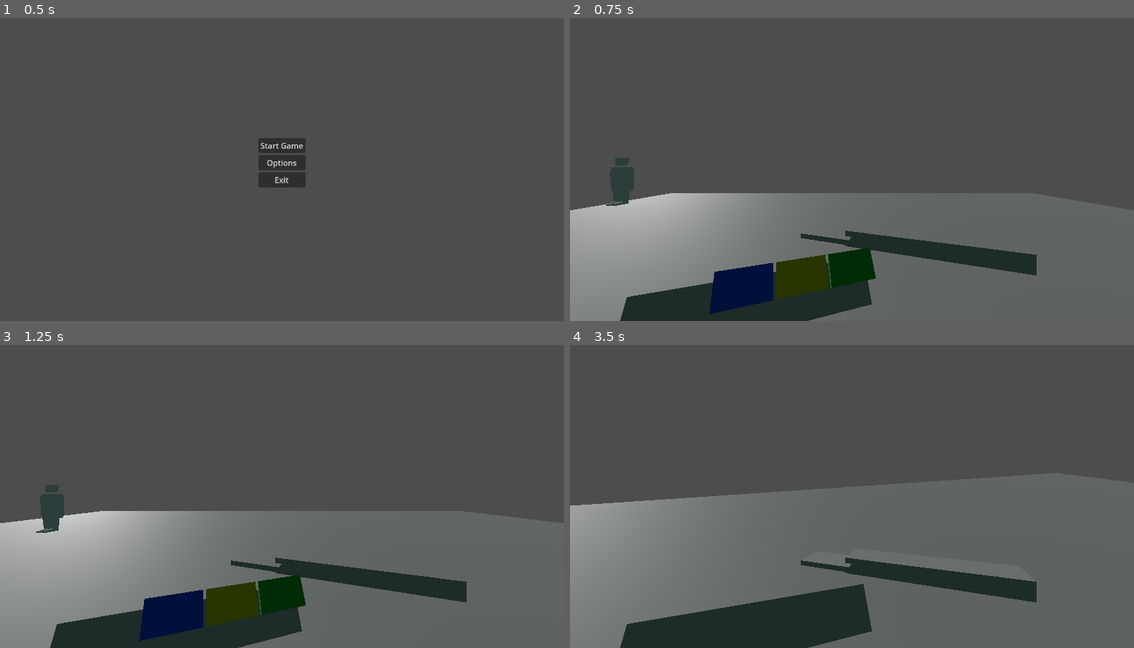
Above: before the commit, frames 1-4 (two rows, left to right).
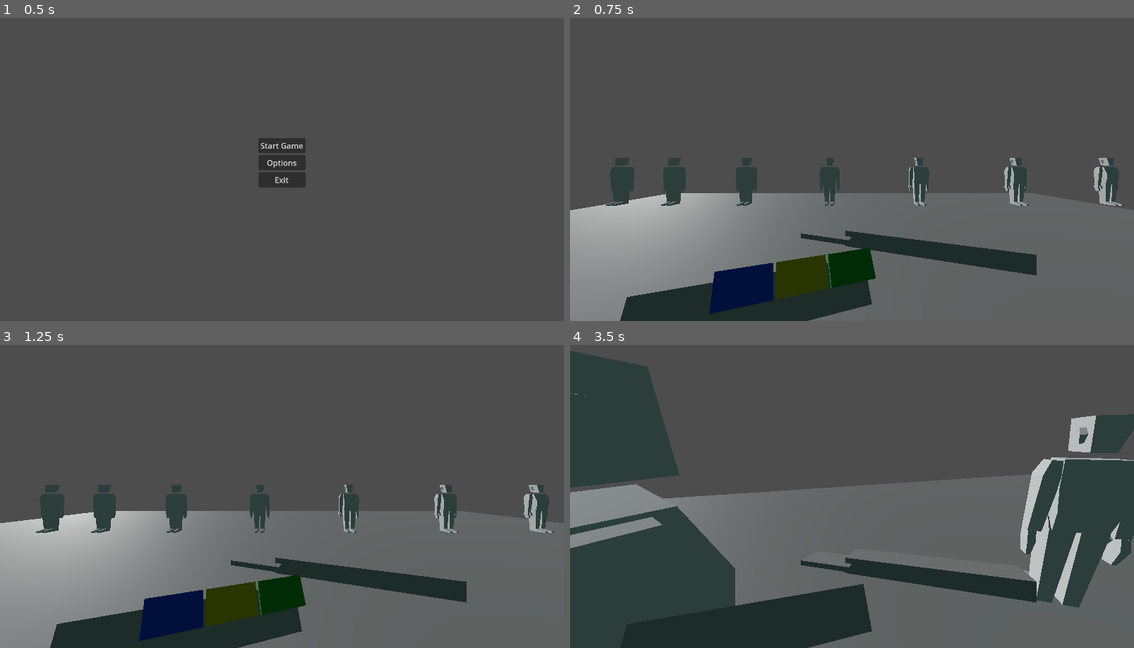
Above: after the commit, the same moments.

Repository: BlackBrad/network-ninja
Game: Godot game, scene res://scenes/main_menu.tscn
Two runs of this game, one before a commit and one after it. Both use one fixed random seed, a clock stepped at 60 frames per second and the inputs below.
Inputs (mouse positions are in pixels of both pictures, inside the frame that each line leads up to):
- Up to frame 1 (0.5 s): no input
- Up to frame 2 (0.75 s): click "Start Game" at 0.5 s
- Up to frame 3 (1.25 s): no input
- Up to frame 4 (3.5 s): tap Enter (ui_accept) at 1.25, 1.52, 2.27 s; move the mouse to (880, 487) at 1.27 s; hold W (move_forward) from 1.28 s (still down); click (880, 487) at 1.35 s; move the mouse to (823, 490) at 2.02 s; click (823, 490) at 2.1 s; move the mouse to (863, 484) at 2.77 s; click (863, 484) at 2.85 s

Frame 1 is identical in both runs. In frame 2, 2.7% of the frame differs, in the area x 16-99%, y 46-63%; in frame 3, 2.7%; in frame 4, 26%, in the area x 0-100%, y 1-100%.

Commit message:
Update test scence for something

Diff:
--- a/scenes/test_level.tscn
+++ b/scenes/test_level.tscn
@@ -1,6 +1,5 @@
 [gd_scene load_steps=6 format=3 uid="uid://dcp57wnxwqpe2"]
 
-[ext_resource type="Script" path="res://scripts/test_level.gd" id="1_3skex"]
 [ext_resource type="PackedScene" uid="uid://dd7n7yllnkgkt" path="res://scenes/player.tscn" id="1_wn24y"]
 [ext_resource type="PackedScene" uid="uid://cy3ros6x4injp" path="res://scenes/atendee.tscn" id="2_0xd3t"]
 [ext_resource type="PackedScene" uid="uid://1ne1yvouw68r" path="res://scenes/business_card.tscn" id="3_mvisn"]
@@ -11,7 +10,6 @@
 ambient_light_color = Color(0.243137, 0.341176, 0.329412, 1)
 
 [node name="test_level" type="Node3D"]
-script = ExtResource("1_3skex")
 
 [node name="Ground" type="CSGBox3D" parent="."]
 use_collision = true
@@ -29,6 +27,27 @@
 [node name="Atendee" parent="." instance=ExtResource("2_0xd3t")]
 transform = Transform3D(1, 0, 0, 0, 1, 0, 0, 0, 1, -10, 2, -7)
 
+[node name="Atendee2" parent="." instance=ExtResource("2_0xd3t")]
+transform = Transform3D(1, 0, 0, 0, 1, 0, 0, 0, 1, -7.72784, 2, -7)
+
+[node name="Atendee3" parent="." instance=ExtResource("2_0xd3t")]
+transform = Transform3D(1, 0, 0, 0, 1, 0, 0, 0, 1, -4.59248, 2, -7)
+
+[node name="Atendee4" parent="." instance=ExtResource("2_0xd3t")]
+transform = Transform3D(1, 0, 0, 0, 1, 0, 0, 0, 1, -0.962655, 2, -7)
+
+[node name="Atendee5" parent="." instance=ExtResource("2_0xd3t")]
+transform = Transform3D(1, 0, 0, 0, 1, 0, 0, 0, 1, 2.9035, 2, -7)
+
+[node name="Atendee6" parent="." instance=ExtResource("2_0xd3t")]
+transform = Transform3D(1, 0, 0, 0, 1, 0, 0, 0, 1, 7.12844, 2, -7)
+
+[node name="Atendee7" parent="." instance=ExtResource("2_0xd3t")]
+transform = Transform3D(1, 0, 0, 0, 1, 0, 0, 0, 1, 11.0667, 2, -7)
+
+[node name="Atendee8" parent="." instance=ExtResource("2_0xd3t")]
+transform = Transform3D(1, 0, 0, 0, 1, 0, 0, 0, 1, 14.6316, 2, -7)
+
 [node name="BusinessCard" parent="." instance=ExtResource("3_mvisn")]
 transform = Transform3D(1, 0, 0, 0, 1, 0, 0, 0, 1, -2.96033, 2.02865, -5.99932)
 
